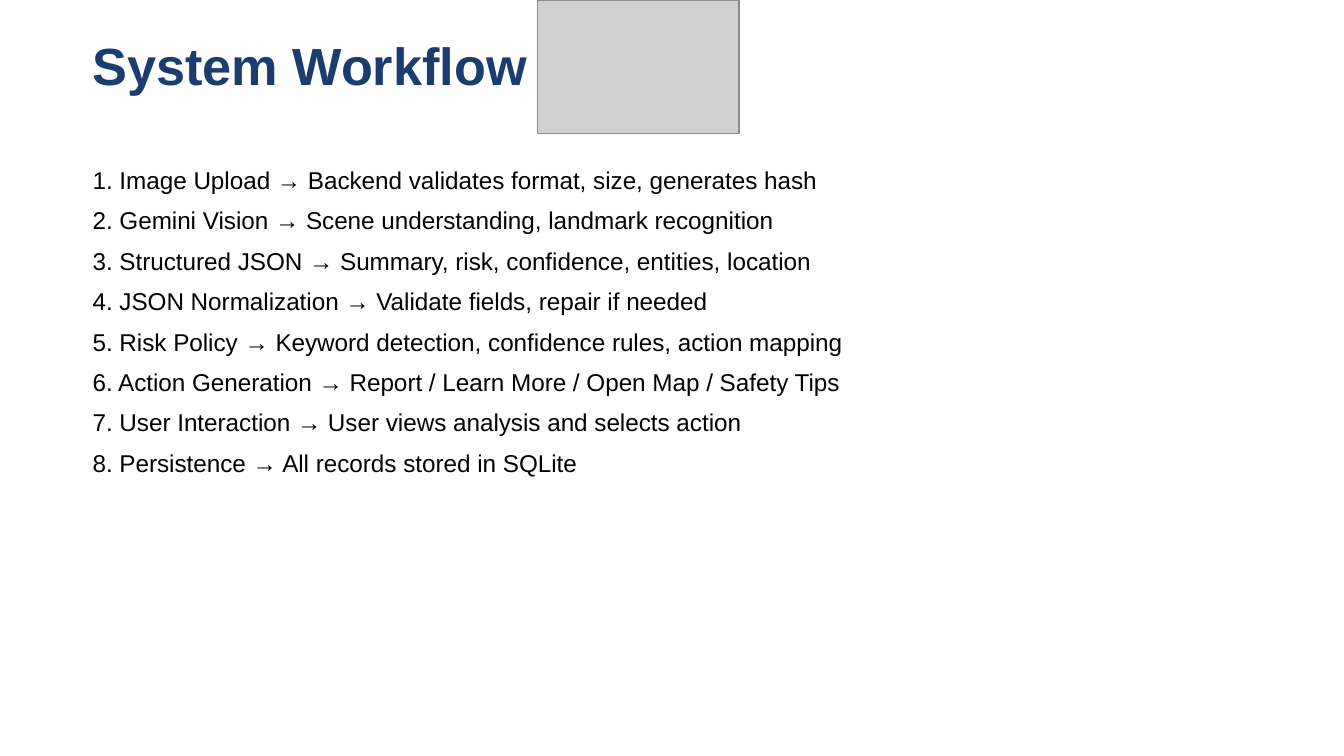
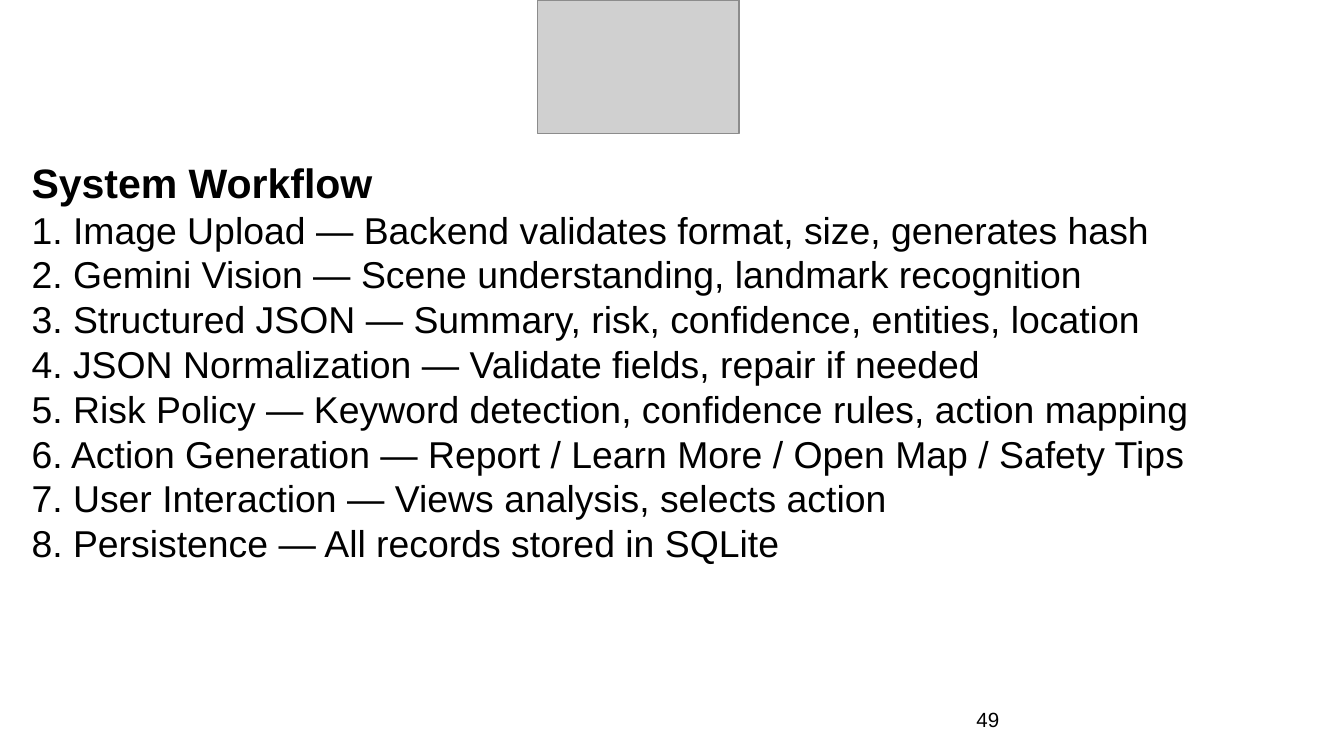
Before and after one commit to nibodhdaware/VisionGPT, a slide deck: slide 49 of paper/stage2_review3_updated.pptx. Drawn at 1344x756 pixels with LibreOffice and Linux fonts; fonts in the diff are those of the drawing; grey boxes stand for pictures. Boxes give left, top, right and bottom in pixels: in the first picture for what was removed or moved away, otherwise in the second. Text is boxed around its words. In the diff, an @@ line names an element or a change of style, - is before the commit and + after.

Commit message:
fix PPTX formatting: 22pt headers, 20pt body, correct EMU positions, new diagrams

```diff
--- a/paper/stage2_review3_updated.pptx
+++ b/paper/stage2_review3_updated.pptx
@@ text removed at [93,47,527,95] @@
-System Workflow
@@ text at [32,168,1188,564]: text changed; size 13 to 20 pt @@
-1. Image Upload → Backend validates format, size, generates hash
-2. Gemini Vision → Scene understanding, landmark recognition
-3. Structured JSON → Summary, risk, confidence, entities, location
-4. JSON Normalization → Validate fields, repair if needed
-5. Risk Policy → Keyword detection, confidence rules, action mapping
-6. Action Generation → Report / Learn More / Open Map / Safety Tips
-7. User Interaction → User views analysis and selects action
-8. Persistence → All records stored in SQLite
+System Workflow
+1. Image Upload — Backend validates format, size, generates hash
+2. Gemini Vision — Scene understanding, landmark recognition
+3. Structured JSON — Summary, risk, confidence, entities, location
+4. JSON Normalization — Validate fields, repair if needed
+5. Risk Policy — Keyword detection, confidence rules, action mapping
+6. Action Generation — Report / Learn More / Open Map / Safety Tips
+7. User Interaction — Views analysis, selects action
+8. Persistence — All records stored in SQLite
@@ text added at [976,712,999,727], 11 pt, text #000000 @@
+49
```
Also in this commit, not shown: 48 other slides changed, 4 slides added, 4 slides removed.
